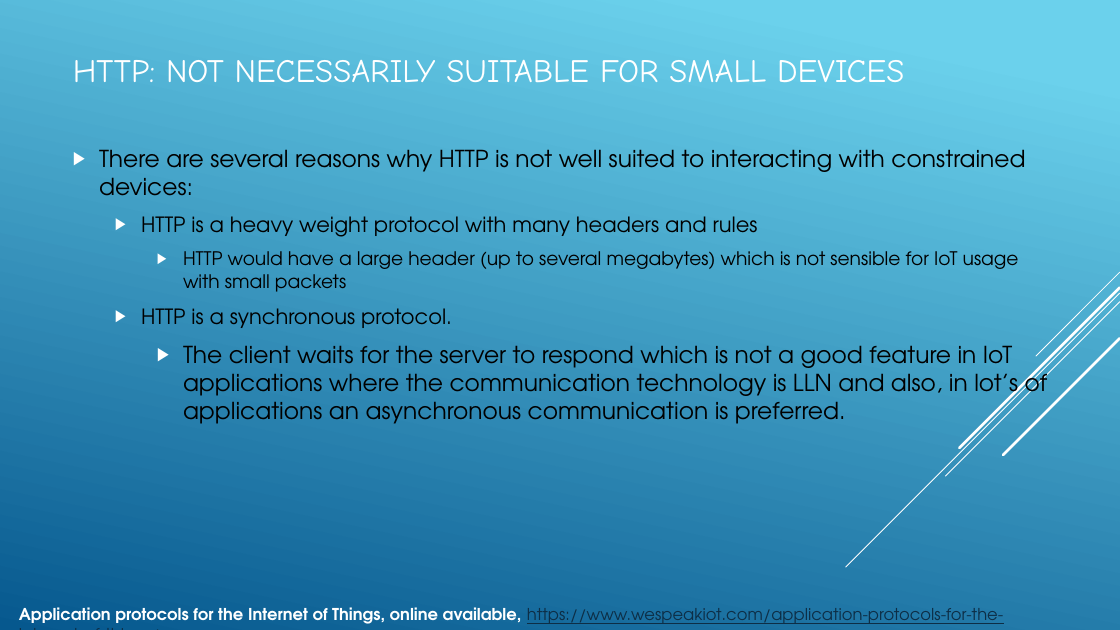
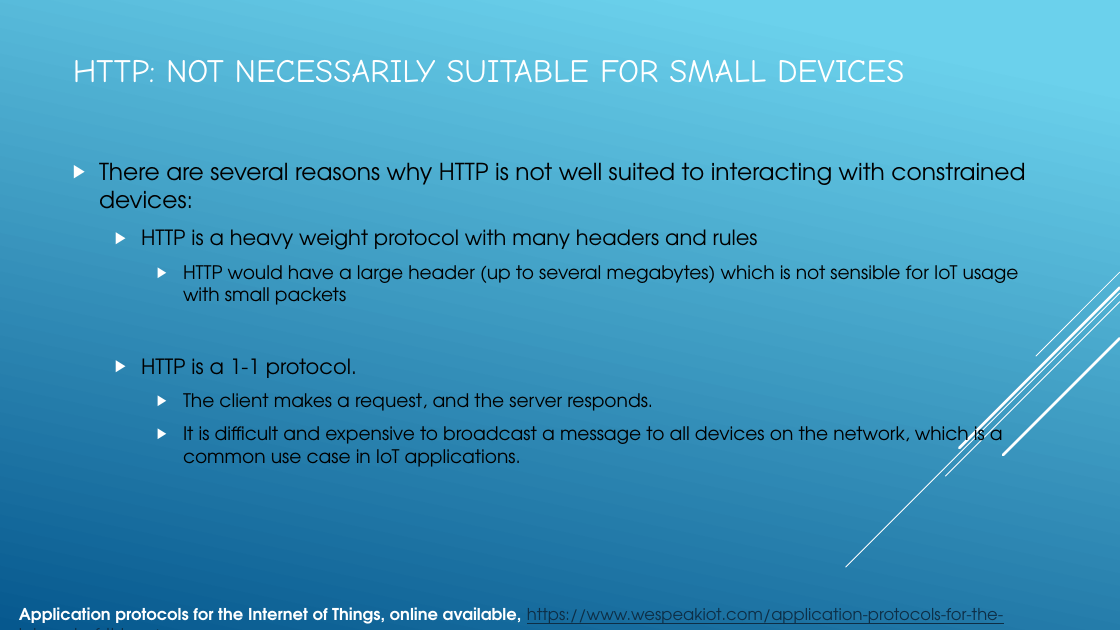
Before and after one commit to JaberBabaki/Advance-Computer-Network-Fall-2020, a slide deck: slide 14 of present/Lecture-3_IoT Application Protocols - Copy.pptx. Drawn at 1120x630 pixels with LibreOffice and Linux fonts; fonts in the diff are those of the drawing. Boxes give left, top, right and bottom in pixels: in the first picture for what was removed or moved away, otherwise in the second. Text is boxed around its words. In the diff, an @@ line names an element or a change of style, - is before the commit and + after.

```diff
--- a/present/Lecture-3_IoT Application Protocols - Copy.pptx
+++ b/present/Lecture-3_IoT Application Protocols - Copy.pptx
@@ text "There are several reasons why ...": place and size @@
-text "There are several reasons why ..." at bbox=[99, 149, 1048, 424]
+text "There are several reasons why ..." at bbox=[99, 162, 1025, 467]
@@ text at bbox=[141, 358, 1003, 467]: text changed; size 20 to 16 pt @@
-  ▶ HTTP is a synchronous protocol.
-    ▶ The client waits for the server to respond which is not a good feature in IoT applications where the communication technology is LLN and also, in lot’s of applications an asynchronous communication is preferred.
+  ▶ HTTP is a 1-1 protocol.
+    ▶ The client makes a request, and the server responds.
+    ▶ It is difficult and expensive to broadcast a message to all devices on the network, which is a common use case in IoT applications.
```
Also in this commit, not shown: 41 other slides changed, 6 slides added, 1 slide removed, 8 other files.
